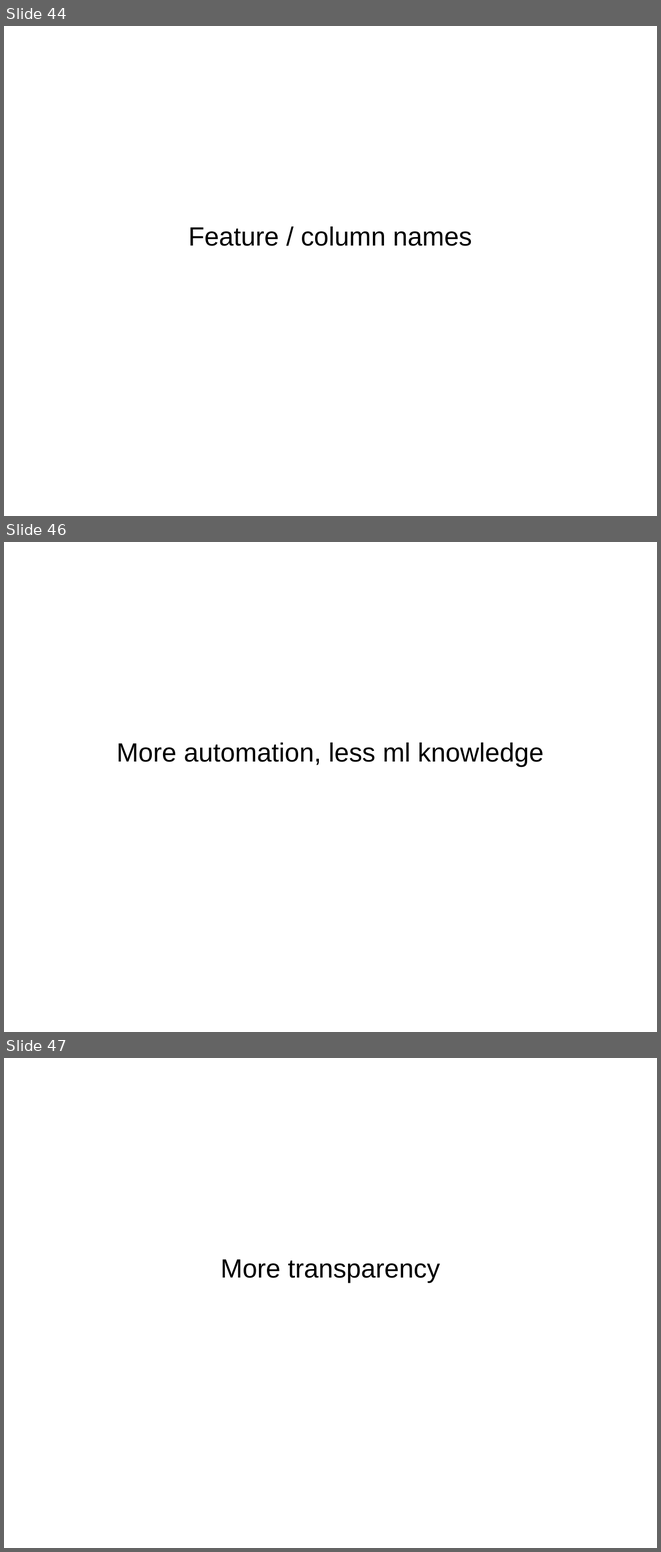
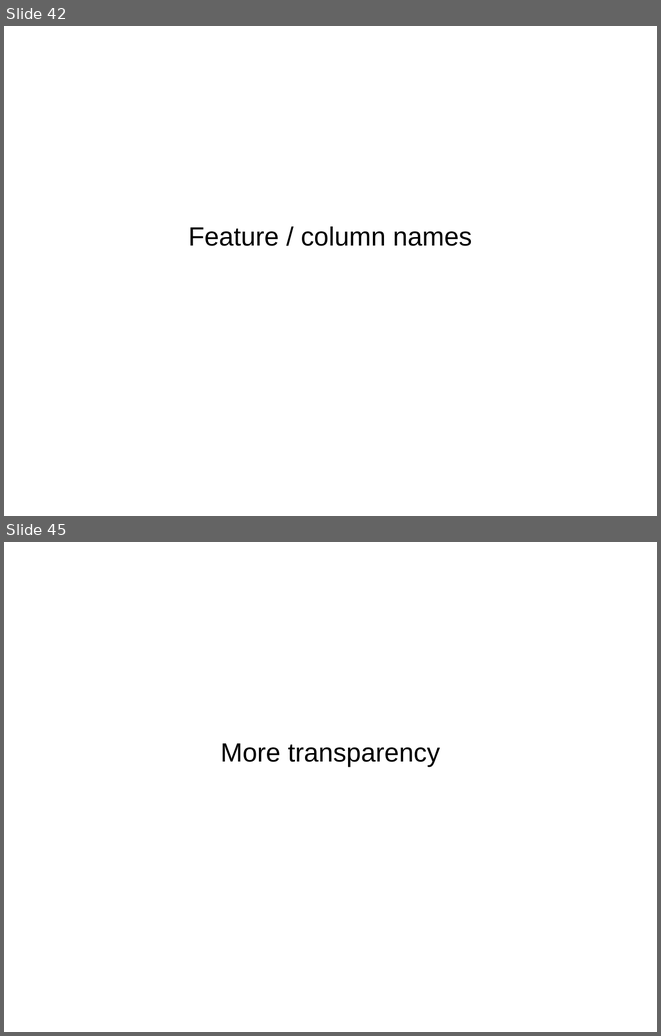
Before and after one commit to amueller/talks_odt, a slide deck: pycon_india_keynote.odp. Shown one above the other, each under a label of ours: slides 44, 46 and 47 before the commit, slides 42 and 45 after it; the slides between them are not shown. The pictures are 661x1552 and 661x1036 pixels, drawn with LibreOffice and Linux fonts; fonts in the diff are those of the drawing. Boxes give left, top, right and bottom in pixels: in the first picture for what was removed or moved away, otherwise in the second. Text is boxed around its words. In the diff, an @@ line names an element or a change of style, - is before the commit and + after.

```diff
--- a/pycon_india_keynote.odp
+++ b/pycon_india_keynote.odp
@@ slide 46 removed at bbox=[4, 542, 657, 1032], background #FFFFFF @@
@@ subtitle removed at bbox=[116, 742, 544, 766] @@
-More automation, less ml knowledge
@@ what was slide 44 is now slide 42 @@
@@ what was slide 47 is now slide 45 @@
```
Also in this commit, not shown: 1 slide changed, 8 slides added, 9 other slides removed.
